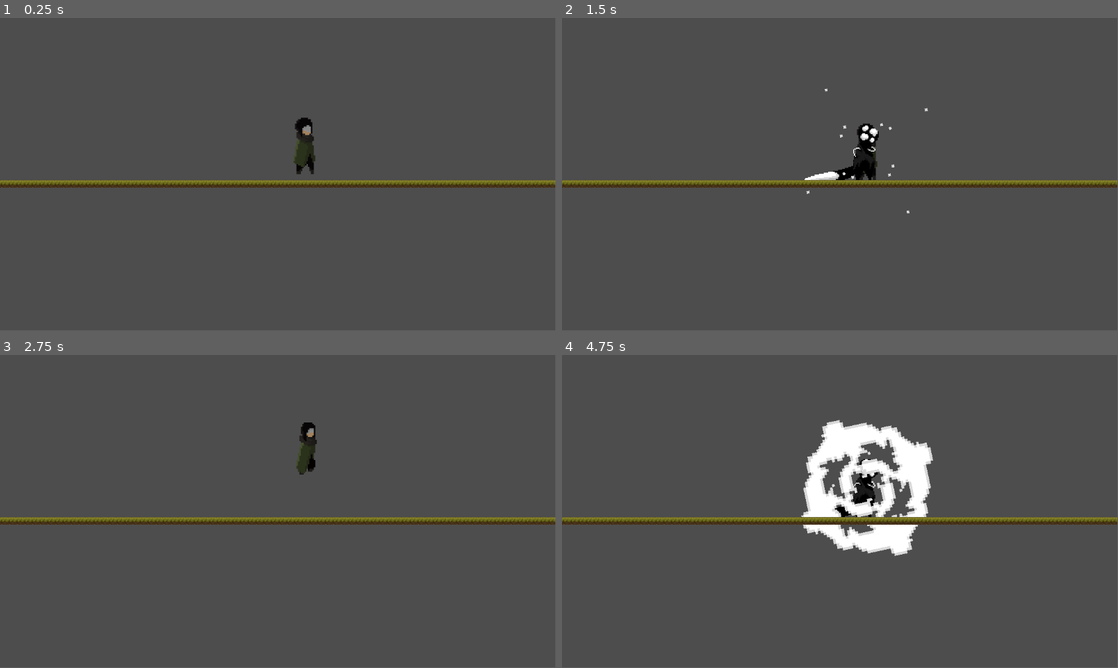
Above: before the commit, frames 1-4 (two rows, left to right).
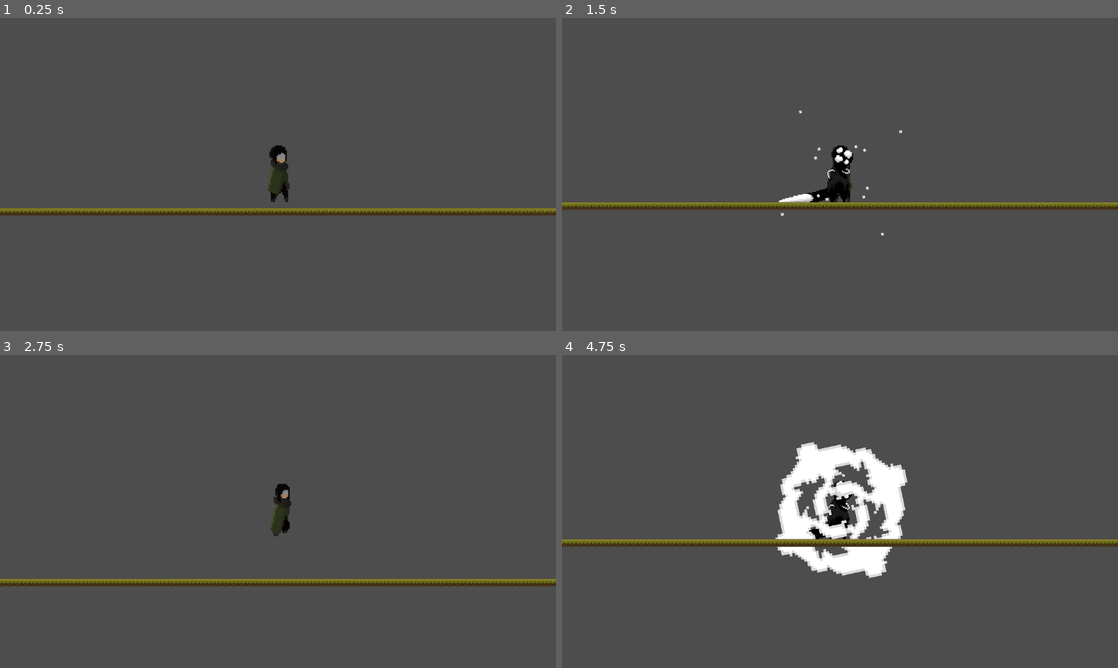
Above: after the commit, the same moments.

Repository: BionicReader/AsAboveAsBelow
Game: Godot game, scene res://main_lvl.tscn
The game is run twice, just before and just after one commit, with the same random seed, the same clock (stepped at 60 frames per second) and the same inputs.
Inputs (mouse positions are in pixels of both pictures, inside the frame that each line leads up to):
- Up to frame 1 (0.25 s): no input
- Up to frame 2 (1.5 s): tap Enter (change) at 0.5, 1.35 s; move the mouse to (962, 158) at 0.52 s; click (962, 158) at 0.6 s; move the mouse to (728, 190) at 1.27 s
- Up to frame 3 (2.75 s): tap Space at 2 s; move the mouse to (333, 442) at 2.02 s; hold W (hitD, bound only after the commit) from 2.03 s (still down)
- Up to frame 4 (4.75 s): move the mouse to (812, 574) at 2.77 s; release W (hitD, bound only after the commit) at 2.78 s; tap Down (hitD, bound only before the commit) at 2.85 s; move the mouse to (1006, 558) at 3.52 s; hold Left (hitL, bound only before the commit) 3.53-4.28 s; tap Enter (change) at 4.25 s; move the mouse to (673, 464) at 4.27 s; right-click (673, 464) at 4.35 s
In our replay, the window is 799x449 before the commit and 800x450 after it. These sizes can differ from the game's own. Grey fills any space a smaller window leaves; there, only what the larger window draws over its background counts as a difference.

The runs differ from the first frame. In frame 1, 5.8% of the frame differs, in the area x 0-100%, y 31-64%; in frame 2, 6.4%; in frame 3, 5.7%; in frame 4, 12%, in the area x 0-100%, y 20-72%.

Commit message:
Key binds updated

Diff:
--- a/main_lvl.tscn
+++ b/main_lvl.tscn
@@ -4032,6 +4032,8 @@
 collision_mask = 3
 floor_constant_speed = false
 
+[node name="Camera2D" type="Camera2D" parent="Hero"]
+
 [node name="TileMap" type="TileMap" parent="."]
 tile_set = SubResource("TileSet_qdj0h")
 format = 2
--- a/project.godot
+++ b/project.godot
@@ -14,6 +14,11 @@
 run/main_scene="res://main_lvl.tscn"
 config/features=PackedStringArray("4.2", "GL Compatibility")
 config/icon="res://icon.svg"
+
+[display]
+
+window/stretch/mode="viewport"
+window/stretch/aspect="expand"
 
 [input]
 
@@ -39,22 +44,17 @@
 }
 hitR={
 "deadzone": 0.5,
-"events": [Object(InputEventKey,"resource_local_to_scene":false,"resource_name":"","device":-1,"window_id":0,"alt_pressed":false,"shift_pressed":false,"ctrl_pressed":false,"meta_pressed":false,"pressed":false,"keycode":0,"physical_keycode":4194321,"key_label":0,"unicode":0,"echo":false,"script":null)
+"events": [Object(InputEventMouseButton,"resource_local_to_scene":false,"resource_name":"","device":-1,"window_id":0,"alt_pressed":false,"shift_pressed":false,"ctrl_pressed":false,"meta_pressed":false,"button_mask":2,"position":Vector2(319, 1),"global_position":Vector2(325, 63),"factor":1.0,"button_index":2,"canceled":false,"pressed":true,"double_click":false,"script":null)
 ]
 }
 hitL={
 "deadzone": 0.5,
-"events": [Object(InputEventKey,"resource_local_to_scene":false,"resource_name":"","device":-1,"window_id":0,"alt_pressed":false,"shift_pressed":false,"ctrl_pressed":false,"meta_pressed":false,"pressed":false,"keycode":0,"physical_keycode":4194319,"key_label":0,"unicode":0,"echo":false,"script":null)
+"events": [Object(InputEventMouseButton,"resource_local_to_scene":false,"resource_name":"","device":-1,"window_id":0,"alt_pressed":false,"shift_pressed":false,"ctrl_pressed":false,"meta_pressed":false,"button_mask":1,"position":Vector2(299, 28),"global_position":Vector2(305, 90),"factor":1.0,"button_index":1,"canceled":false,"pressed":true,"double_click":false,"script":null)
 ]
 }
 hitD={
 "deadzone": 0.5,
-"events": [Object(InputEventKey,"resource_local_to_scene":fa …(140 unchanged characters)… d":false,"keycode":0,"physical_keycode":4194322,"key_label":0,"unicode":0,"echo":false,"script":null)
-]
-}
-dash={
-"deadzone": 0.5,
-"events": [Object(InputEventKey,"resource_local_to_scene":false,"resource_name":"","device":-1,"window_id":0,"alt_pressed":false,"shift_pressed":false,"ctrl_pressed":false,"meta_pressed":false,"pressed":false,"keycode":0,"physical_keycode":4194325,"key_label":0,"unicode":0,"echo":false,"script":null)
+"events": [Object(InputEventKey,"resource_local_to_scene":fa …(140 unchanged characters)… d":false,"keycode":0,"physical_keycode":87,"key_label":0,"unicode":119,"echo":false,"script":null)
 ]
 }
 attack={
